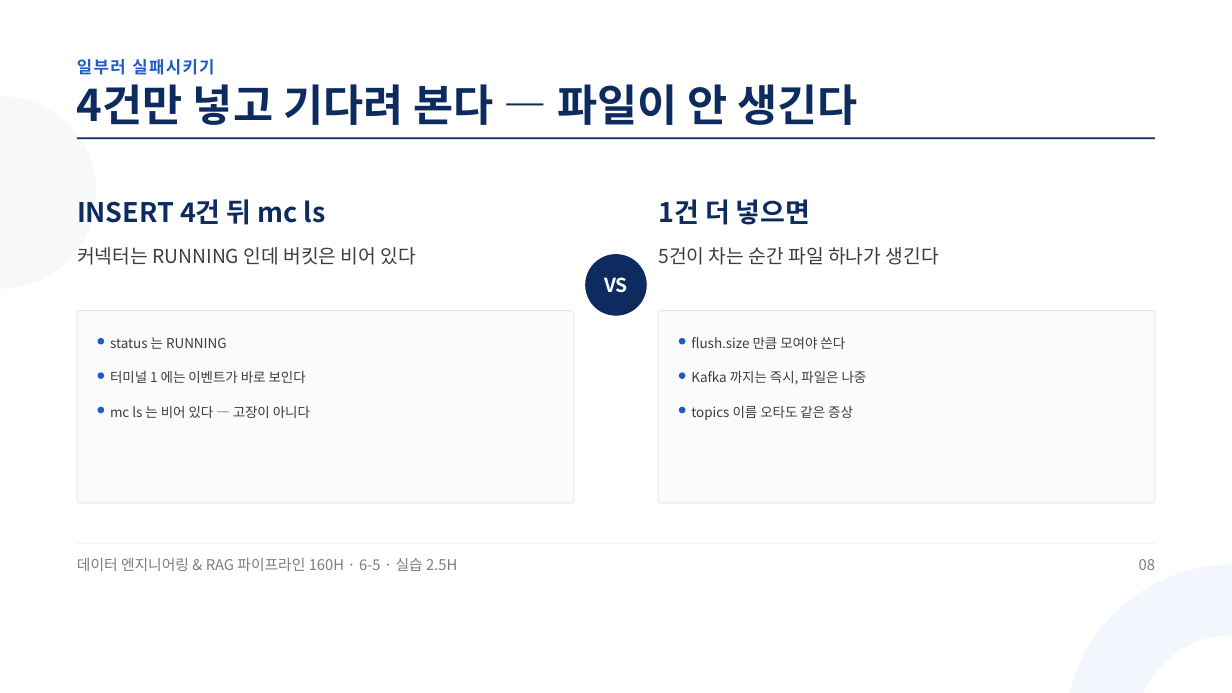
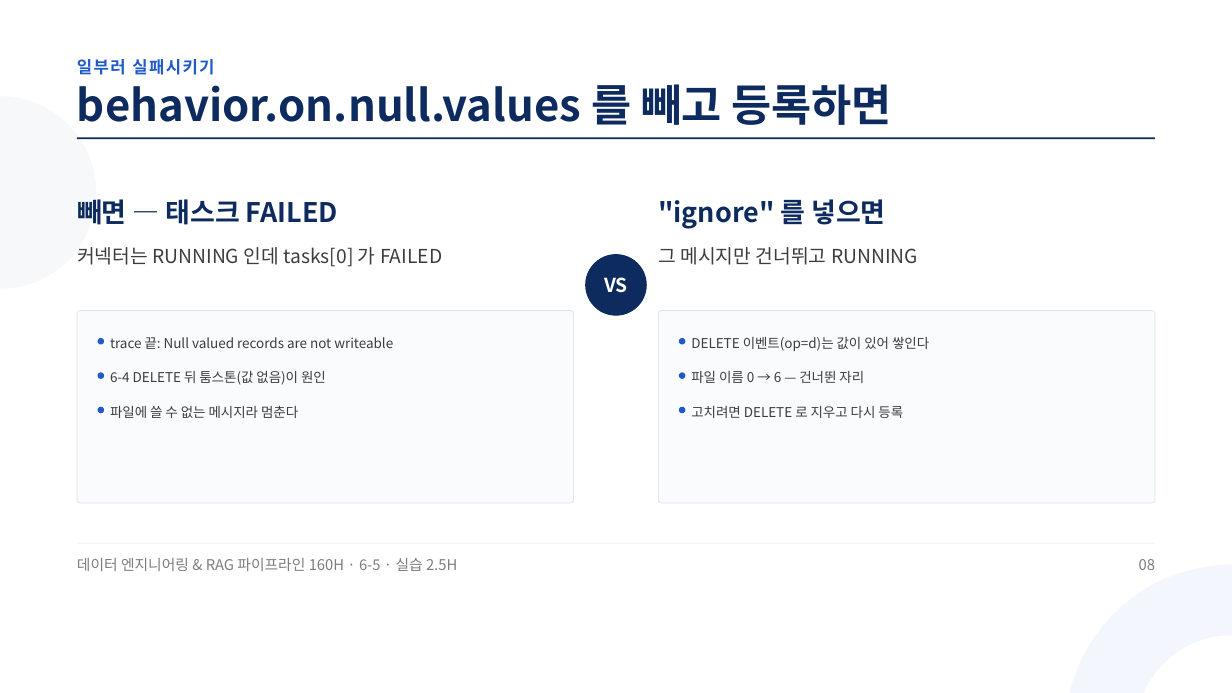
Before and after one commit to aebonlee/materials, a slide deck: slide 8 of data-eng/decks/w6d5s2.pptx. Drawn at 1232x693 pixels with LibreOffice and Linux fonts; fonts in the diff are those of the drawing. Boxes give left, top, right and bottom in pixels: in the first picture for what was removed or moved away, otherwise in the second. Text is boxed around its words. In the diff, an @@ line names an element or a change of style, - is before the commit and + after.

```diff
--- a/data-eng/decks/w6d5s2.pptx
+++ b/data-eng/decks/w6d5s2.pptx
@@ text at <box>77,84,892,125</box>: text changed @@
-4건만 넣고 기다려 본다 — 파일이 안 생긴다
+behavior.on.null.values 를 빼고 등록하면
@@ text at <box>77,199,338,225</box>: text changed @@
-INSERT 4건 뒤 mc ls
+빼면 — 태스크 FAILED
@@ text at <box>658,199,886,229</box>: text changed @@
-1건 더 넣으면
+"ignore" 를 넣으면
@@ text at <box>77,247,442,267</box>: text changed @@
-커넥터는 RUNNING 인데 버킷은 비어 있다
+커넥터는 RUNNING 인데 tasks[0] 가 FAILED
@@ text at <box>658,247,918,265</box>: text changed @@
-5건이 차는 순간 파일 하나가 생긴다
+그 메시지만 건너뛰고 RUNNING
@@ text at <box>110,337,393,349</box>: text changed @@
-status 는 RUNNING
+trace 끝: Null valued records are not writeable
@@ text at <box>691,337,929,351</box>: text changed @@
-flush.size 만큼 모여야 쓴다
+DELETE 이벤트(op=d)는 값이 있어 쌓인다
@@ text at <box>110,371,326,385</box>: text changed @@
-터미널 1 에는 이벤트가 바로 보인다
+6-4 DELETE 뒤 툼스톤(값 없음)이 원인
@@ text at <box>691,371,864,383</box>: text changed @@
-Kafka 까지는 즉시, 파일은 나중
+파일 이름 0 → 6 — 건너뛴 자리
@@ text at <box>110,406,298,418</box>: text changed @@
-mc ls 는 비어 있다 — 고장이 아니다
+파일에 쓸 수 없는 메시지라 멈춘다
@@ text at <box>691,406,903,418</box>: text changed @@
-topics 이름 오타도 같은 증상
+고치려면 DELETE 로 지우고 다시 등록
```
Also in this commit, not shown: 7 other slides changed, 33 other files.
